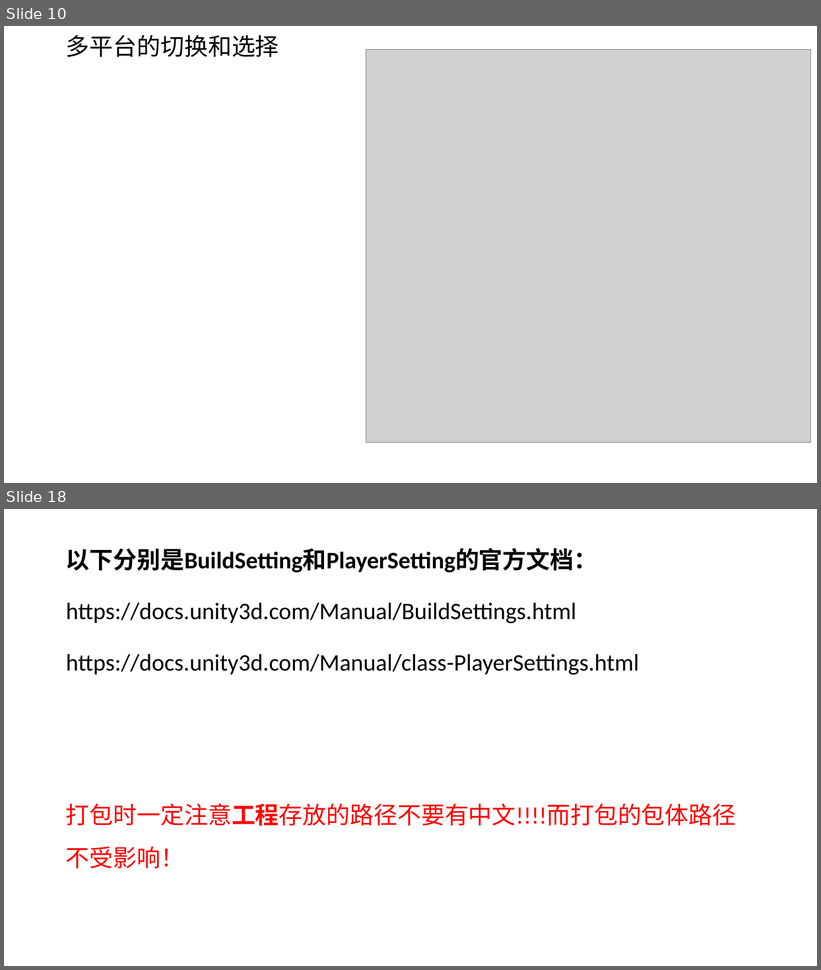
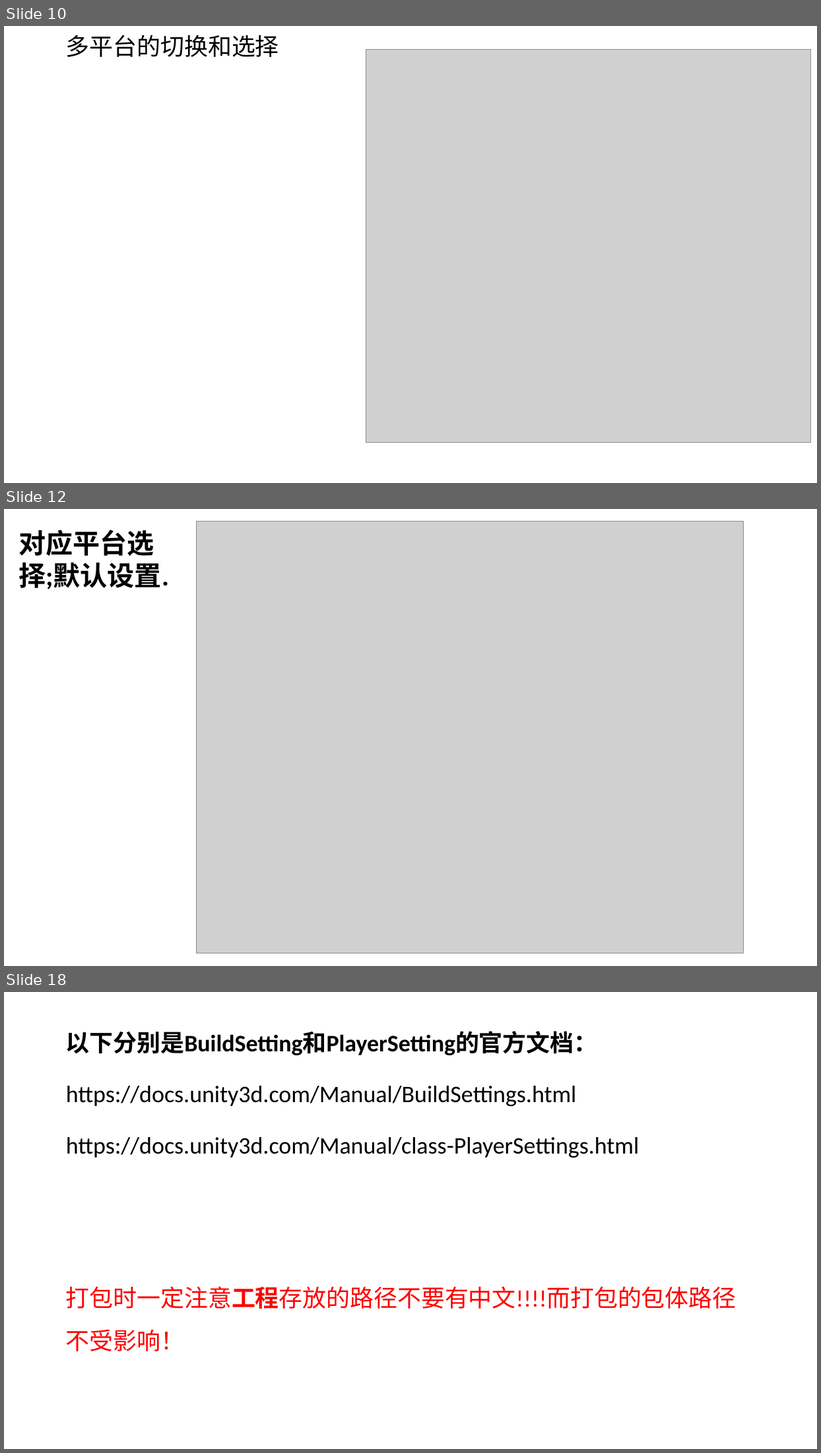
Before and after one commit to FangyeReady/Empty, a slide deck: 教学课件/20.第二十课 场景和安卓打包设置.pptx. Shown one above the other, each under a label of ours: slides 10 and 18 before the commit, slides 10, 12 and 18 after it; the slides between them are not shown. The pictures are 821x970 and 821x1453 pixels, drawn with LibreOffice and Linux fonts; fonts in the diff are those of the drawing; grey boxes stand for pictures. Boxes give left, top, right and bottom in pixels: in the first picture for what was removed or moved away, otherwise in the second. Text is boxed around its words. In the diff, an @@ line names an element or a change of style, - is before the commit and + after.

```diff
--- a/教学课件/20.第二十课 场景和安卓打包设置.pptx
+++ b/教学课件/20.第二十课 场景和安卓打包设置.pptx
@@ slide 12 added at (x1=4, y1=509, x2=817, y2=966), background #FFFFFF @@
@@ picture added at (x1=196, y1=521, x2=743, y2=954) @@
@@ text added at (x1=19, y1=529, x2=169, y2=590), 32 pt, text #000000, bold @@
+对应平台选择;默认设置.
```
Also in this commit, not shown: 2 slides changed, 4 other slides added, 5 slides removed.
